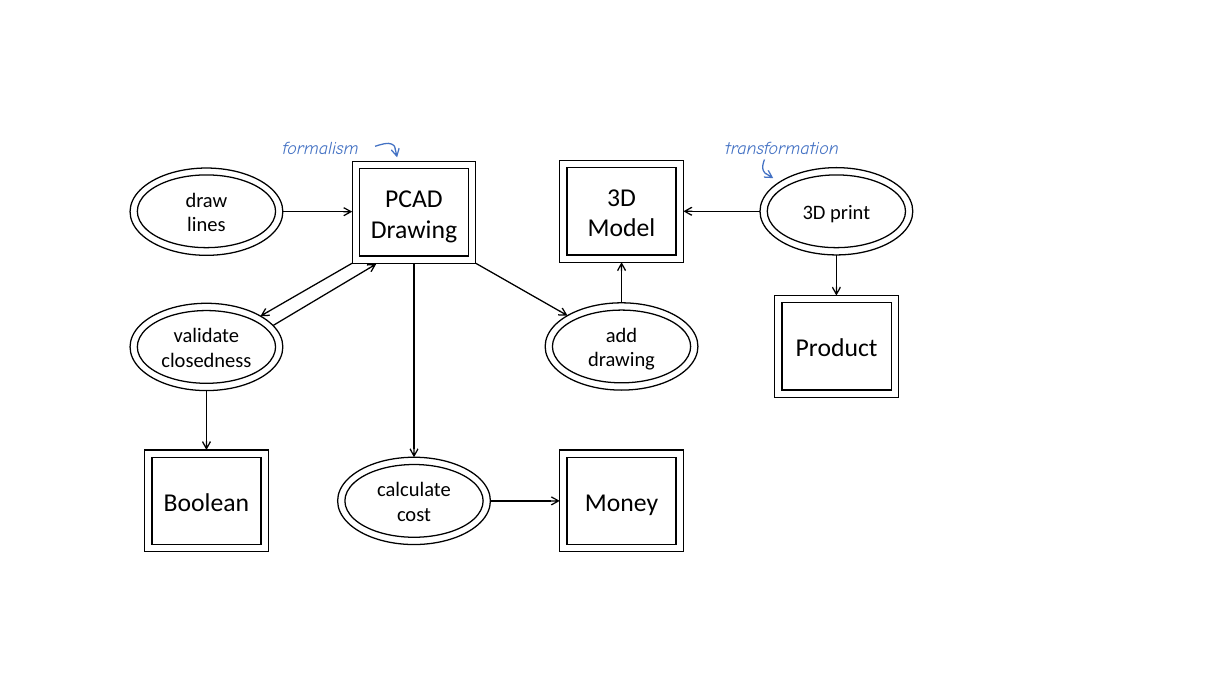
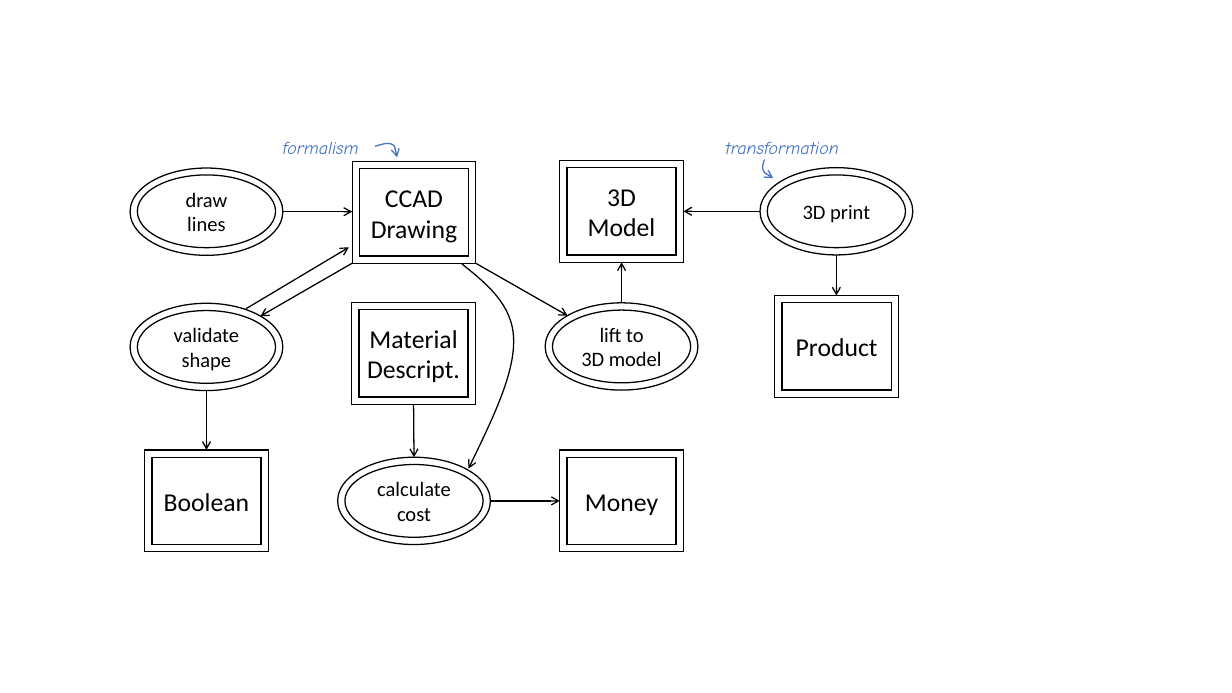
Before and after one commit to moussaamrani/MPMFormalisation, a slide deck: slide 2 of img/PCAD.pptx (slide 3 before the commit). Drawn at 1232x693 pixels with LibreOffice and Linux fonts; fonts in the diff are those of the drawing. Boxes give left, top, right and bottom in pixels: in the first picture for what was removed or moved away, otherwise in the second. Text is boxed around its words. In the diff, an @@ line names an element or a change of style, - is before the commit and + after.

```diff
--- a/img/PCAD.pptx
+++ b/img/PCAD.pptx
@@ text in rectangle at box(371, 190, 457, 243): text changed @@
-PCAD
-Drawing
+CCAD
+Drawing
@@ arrow moved from (274, 325) - (376, 264) to (246, 309) - (349, 248) @@
@@ freeform shape added at box(462, 264, 514, 469), outline #000000 1 pt @@
@@ text in ellipse at box(174, 327, 239, 371): text changed @@
-validate
-closedness
+validate shape
@@ rectangle added at box(352, 302, 476, 404), fill #FFFFFF, outline #000000 1 pt @@
@@ rectangle added at box(360, 310, 469, 396), fill #FFFFFF, outline #000000 1 pt, 20 pt, text #000000 @@
+Material
+Descript.
@@ text in ellipse at box(581, 327, 662, 366): text changed @@
-add
-drawing
+lift to
+3D model
@@ arrow moved from (414, 263) - (414, 457) to (414, 405) - (414, 457) @@
```
Also in this commit, not shown: 1 other slide changed, 1 slide added, 1 slide removed, 10 other files.
